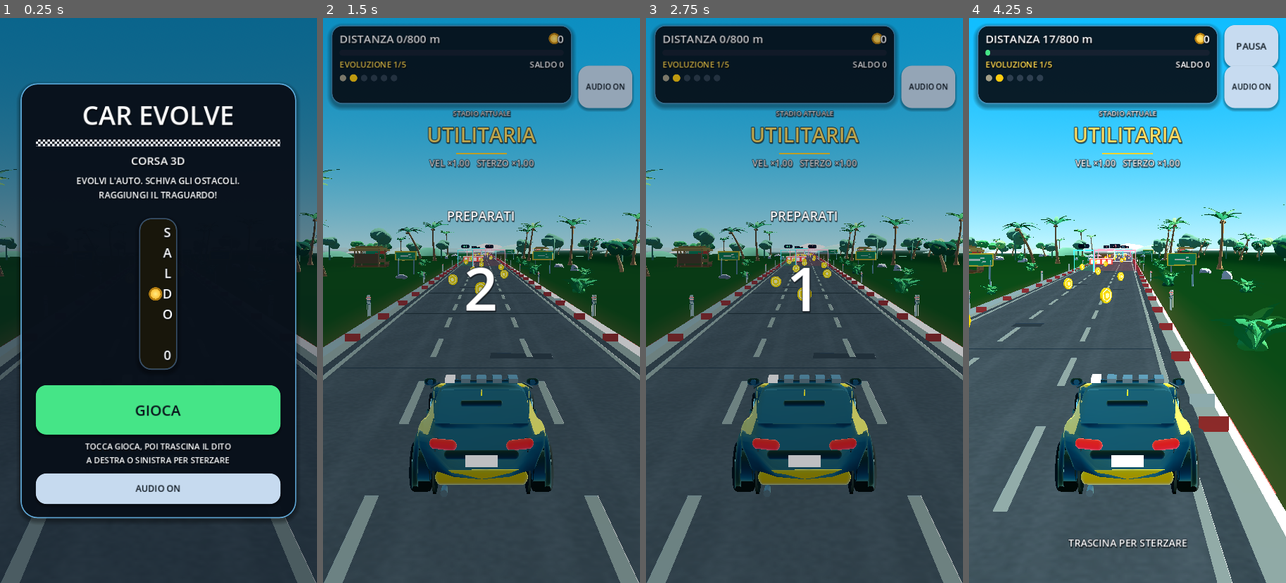
Above: before the commit, frames 1-4 (left to right).
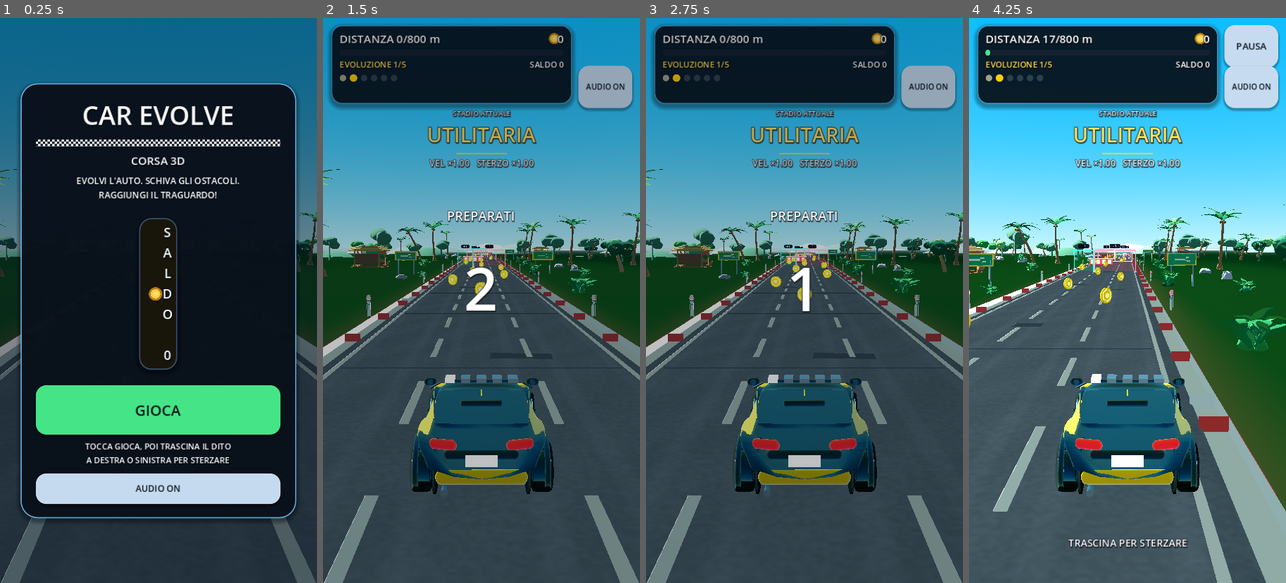
Above: after the commit, the same moments.

Repository: wraixxfn-create/GiocoMobile
Game: Godot game, scene res://scenes/Main.tscn
Two runs of this game, one before a commit and one after it. Both use one fixed random seed, a clock stepped at 60 frames per second and the inputs below.
Inputs (mouse positions are in pixels of both pictures, inside the frame that each line leads up to):
- Up to frame 1 (0.25 s): no input
- Up to frame 2 (1.5 s): click "GIOCA" at 0.5 s; click "AUDIO ON" at 1.25 s
- Up to frame 3 (2.75 s): tap Enter at 2 s; move the mouse to (874, 272) at 2.02 s; hold Right (ui_right) from 2.03 s (still down); tap 1 at 2.1 s; click (874, 272) at 2.17 s
- Up to frame 4 (4.25 s): release Right (ui_right) at 2.75 s; drag from (1064, 328) to (1111, 413) at 2.77 s; move the mouse to (1159, 176) at 3.52 s; hold Right (ui_right) from 3.53 s (still down); tap 3 at 3.6 s

The runs differ from the first frame. In frame 1, 0.3% of the frame differs, in the area x 0-100%, y 35-100%; in frame 2, 1.8%; in frame 3, 1.8%; in frame 4, 2.9%, in the area x 0-100%, y 34-100%.

Commit message:
art: sole alle spalle della camera, auto sempre illuminata
Co-authored-by: arena-agent <297053741+arena-agent@users.noreply.github.com>

Diff:
--- a/scripts/scenery/TropicalTheme.gd
+++ b/scripts/scenery/TropicalTheme.gd
@@ -13,9 +13,10 @@
 ## - camera più bassa e vicina: l'auto resta il soggetto, la strada si apre
 ##   davanti e i cancelli sono visibili molto prima di attraversarli.
 
-## Direzione del sole: da sinistra, alto, leggermente dietro la camera.
-## Le ombre cadono in avanti a destra, leggibili sulla carreggiata.
-const SUN_ROTATION_DEG := Vector3(-46.0, 26.0, 0.0)
+## Direzione del sole: alto, da sinistra e alle spalle della camera.
+## Così la coda dell'auto (la parte che si vede sempre) è illuminata e le
+## ombre cadono in avanti, visibili invece che nascoste dietro agli oggetti.
+const SUN_ROTATION_DEG := Vector3(-44.0, -30.0, 0.0)
 const SUN_ENERGY: float = 1.14
 const AMBIENT_ENERGY: float = 0.30
 const SHADOW_DISTANCE: float = 58.0
